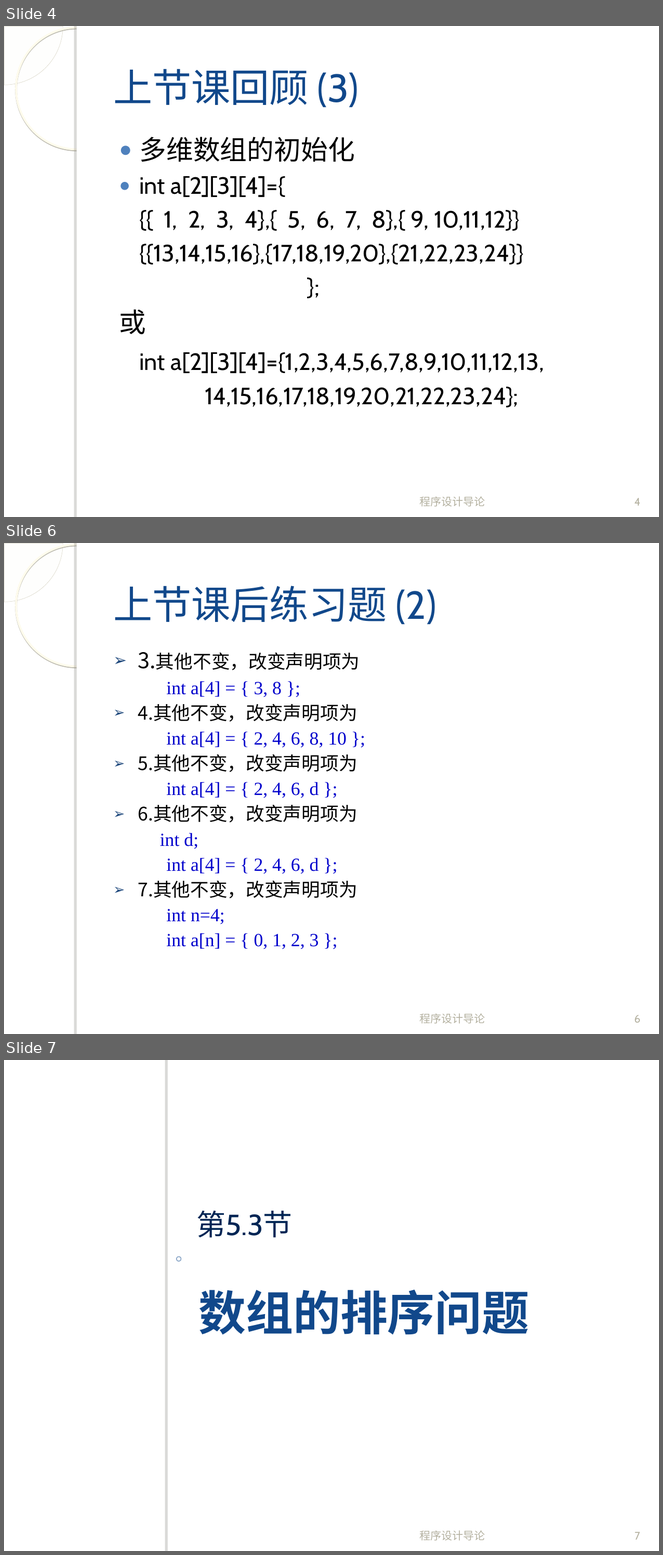
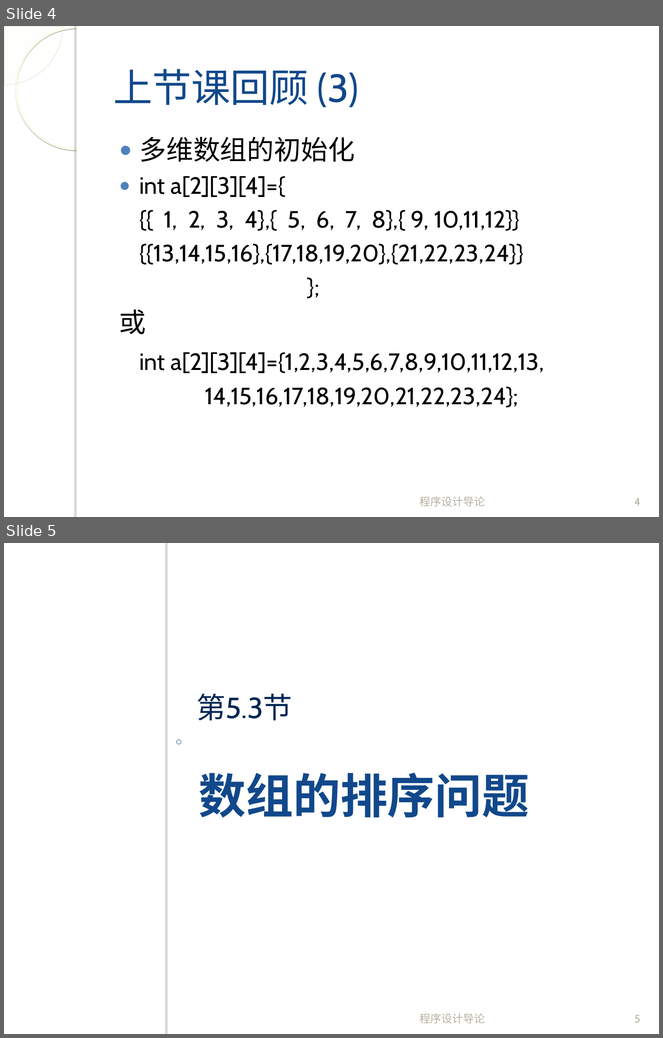
Before and after one commit to fanju1984/introduction-to-programming, a slide deck: introduction-to-programming/slides/2017/05-Array-2.ppt. Shown one above the other, each under a label of ours: slides 4, 6 and 7 before the commit, slides 4 and 5 after it; the slides between them are not shown. The pictures are 663x1555 and 663x1038 pixels, drawn with LibreOffice and Linux fonts; fonts in the diff are those of the drawing; background and template pictures are left out. Boxes give left, top, right and bottom in pixels: in the first picture for what was removed or moved away, otherwise in the second. Text is boxed around its words. In the diff, an @@ line names an element or a change of style, - is before the commit and + after.

Commit message:
updated slides for 05-02

```diff
--- a/introduction-to-programming/slides/2017/05-Array-2.ppt
+++ b/introduction-to-programming/slides/2017/05-Array-2.ppt
@@ slide 6 removed at (4,543,659,1034), background picture (left out); not listed: 4 template elements that a slide beside it also shows @@
@@ title removed at (113,586,437,625) @@
-上节课后练习题 (2)
@@ text removed at (138,652,360,950) @@
-➢ 3.其他不变，改变声明项为
-  int a[4] = { 3, 8 };
-➢ 4.其他不变，改变声明项为
-  int a[4] = { 2, 4, 6, 8, 10 };
-➢ 5.其他不变，改变声明项为
-  int a[4] = { 2, 4, 6, d };
-➢ 6.其他不变，改变声明项为
-  int d;
-  int a[4] = { 2, 4, 6, d };
-➢ 7.其他不变，改变声明项为
-  int n=4;
-  int a[n] = { 0, 1, 2, 3 };
@@ text removed at (420,1014,486,1024) @@
-程序设计导论
@@ page number removed at (634,1015,640,1023) @@
-6
@@ what was slide 7 is now slide 5 @@
@@ page number at (635,1015,640,1023): text changed @@
-7
+5
```
Also in this commit, not shown: 1 other slide removed.
